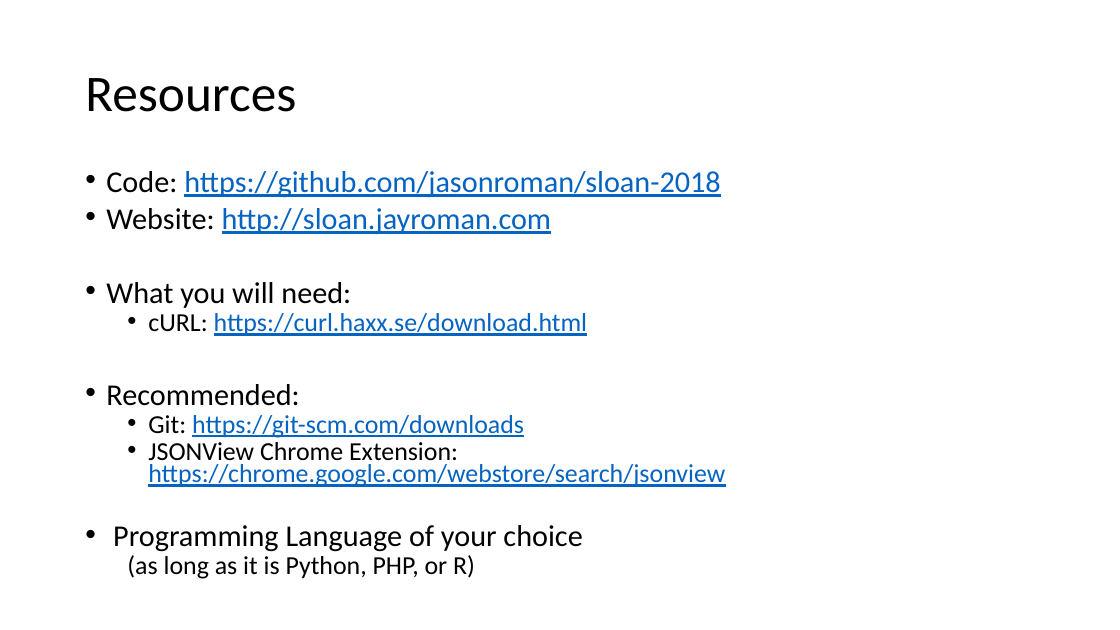
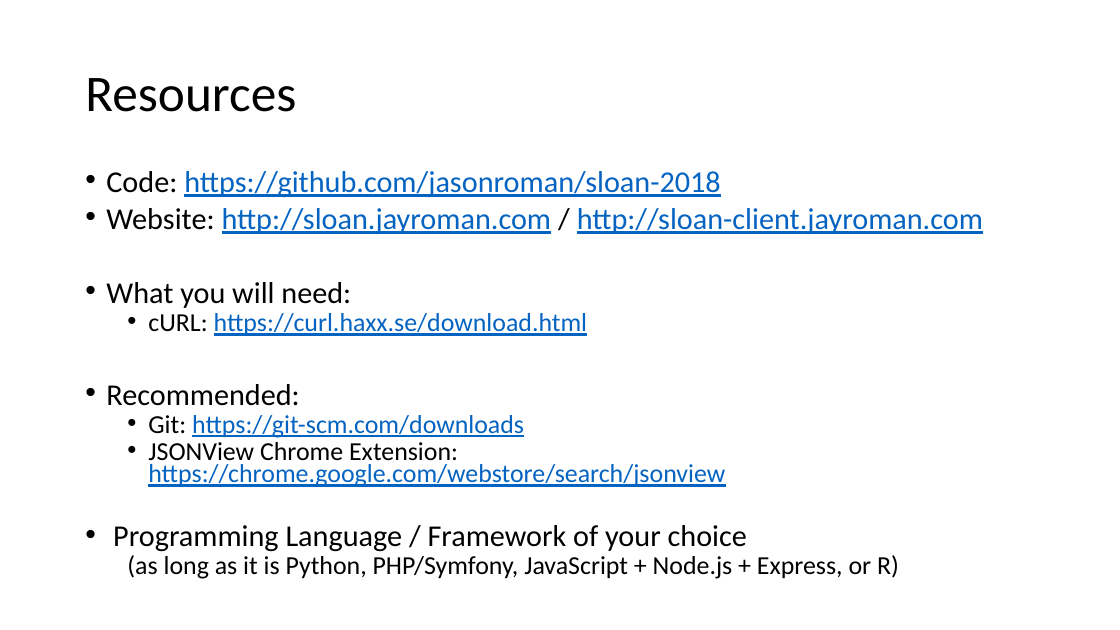
Before and after one commit to jasonroman/sloan-2018, a slide deck: slide 2 of presentation/rest-api-json-graphing.pptx. Drawn at 1120x630 pixels with LibreOffice and Linux fonts; fonts in the diff are those of the drawing. Boxes give left, top, right and bottom in pixels: in the first picture for what was removed or moved away, otherwise in the second. Text is boxed around its words. In the diff, an @@ line names an element or a change of style, - is before the commit and + after.

Commit message:
Presentation updates

```diff
--- a/presentation/rest-api-json-graphing.pptx
+++ b/presentation/rest-api-json-graphing.pptx
@@ text at (x1=106, y1=208, x2=983, y2=234): text changed @@
-• Website: http://sloan.jayroman.com
+• Website: http://sloan.jayroman.com / http://sloan-client.jayroman.com
@@ text at (x1=113, y1=525, x2=899, y2=579): text changed; size 25.9 to 22.2 pt @@
-• Programming Language of your choice
-  (as long as it is Python, PHP, or R)
+• Programming Language / Framework of your choice
+  (as long as it is Python, PHP/Symfony, JavaScript + Node.js + Express, or R)
```
Also in this commit, not shown: 2 other slides changed, 1 slide added.
